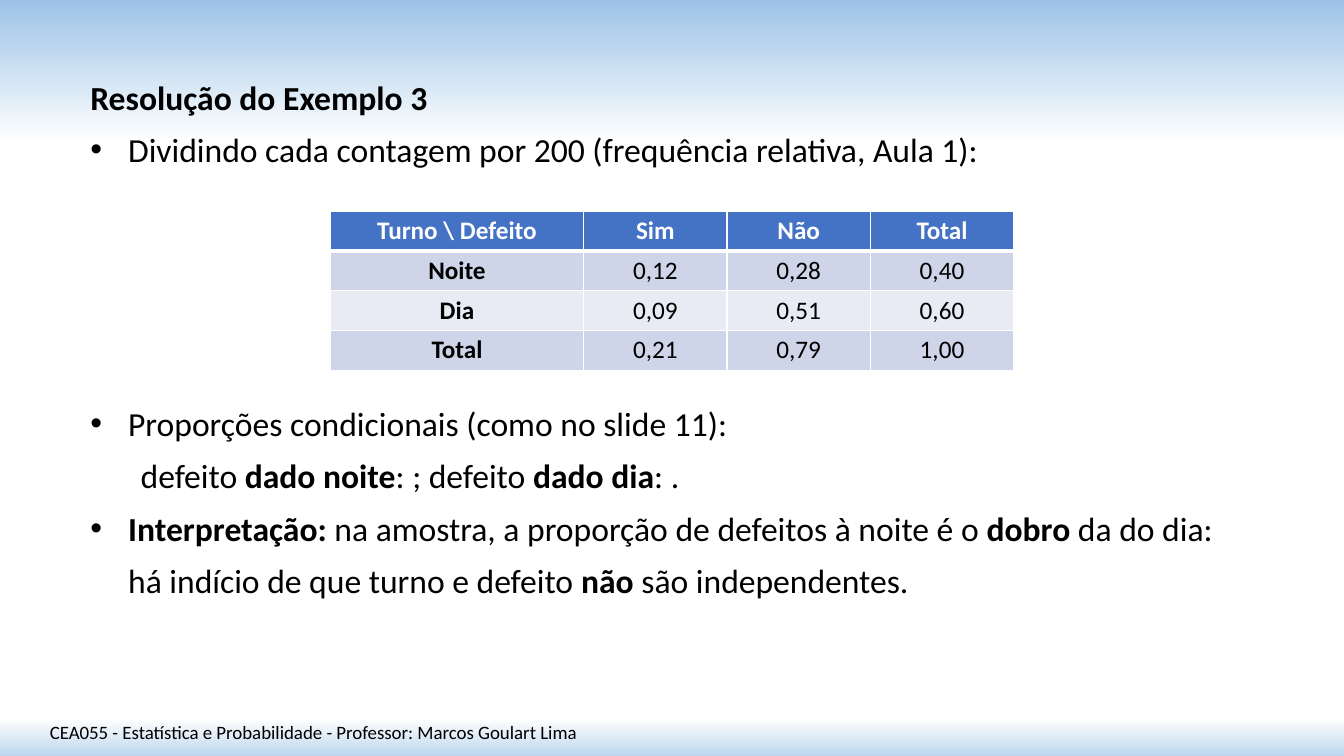
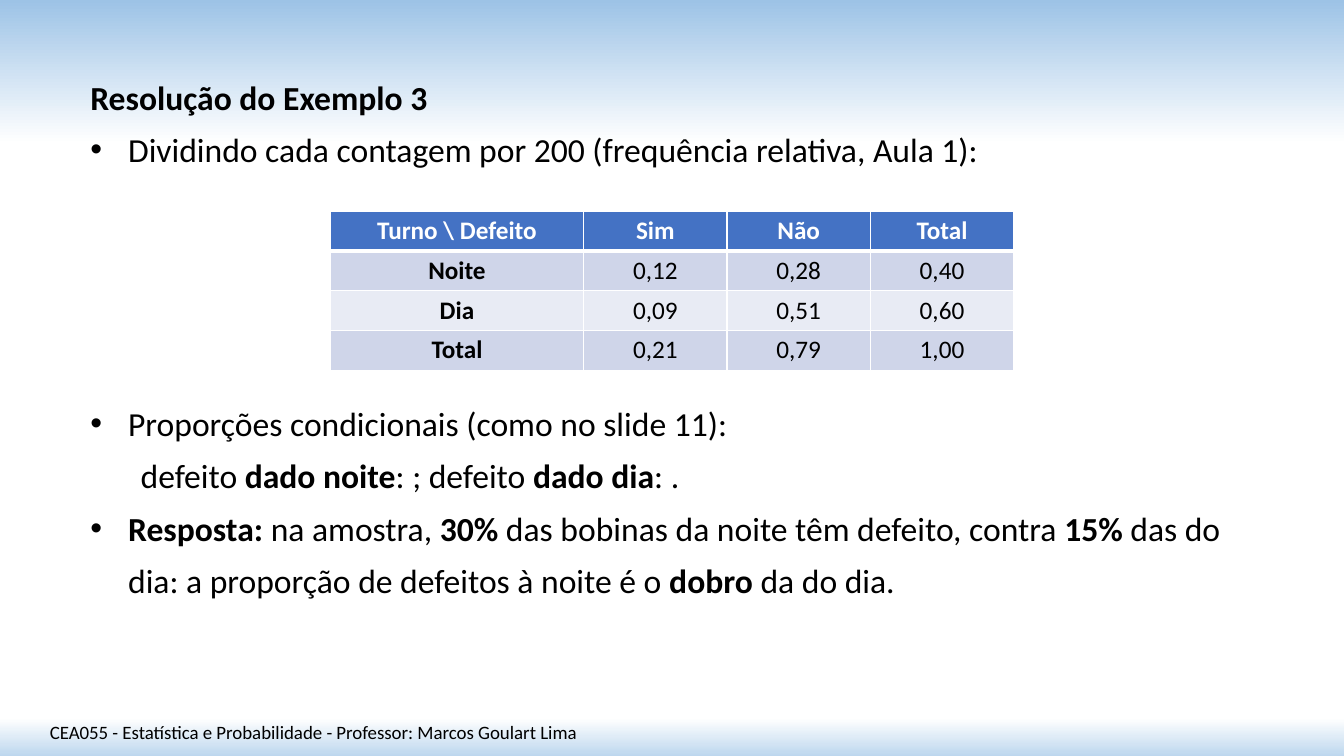
Before and after one commit to matmarcos/minhas-aulas, a slide deck: slide 20 of content/2026-2/cea055-estatistica-probabilidade/23-va-multidimensionais-distribuicoes-conjuntas/Aula_23_VA_Multidimensionais_Distribuicoes_Conjuntas_SITE.pptx. Drawn at 1344x756 pixels with LibreOffice and Linux fonts; fonts in the diff are those of the drawing. Boxes give left, top, right and bottom in pixels: in the first picture for what was removed or moved away, otherwise in the second. Text is boxed around its words. In the diff, an @@ line names an element or a change of style, - is before the commit and + after.

```diff
--- a/content/2026-2/cea055-estatistica-probabilidade/23-va-multidimensionais-distribuicoes-conjuntas/Aula_23_VA_Multidimensionais_Distribuicoes_Conjuntas_SITE.pptx
+++ b/content/2026-2/cea055-estatistica-probabilidade/23-va-multidimensionais-distribuicoes-conjuntas/Aula_23_VA_Multidimensionais_Distribuicoes_Conjuntas_SITE.pptx
@@ text at [128,517,1220,599]: text changed @@
-• Interpretação: na amostra, a proporção de defeitos à noite é o dobro da do dia: há indício de que turno e defeito não são independentes.
+• Resposta: na amostra, 30% das bobinas da noite têm defeito, contra 15% das do dia: a proporção de defeitos à noite é o dobro da do dia.
```
Also in this commit, not shown: 5 other slides changed, 2 slides added, 3 other files.
